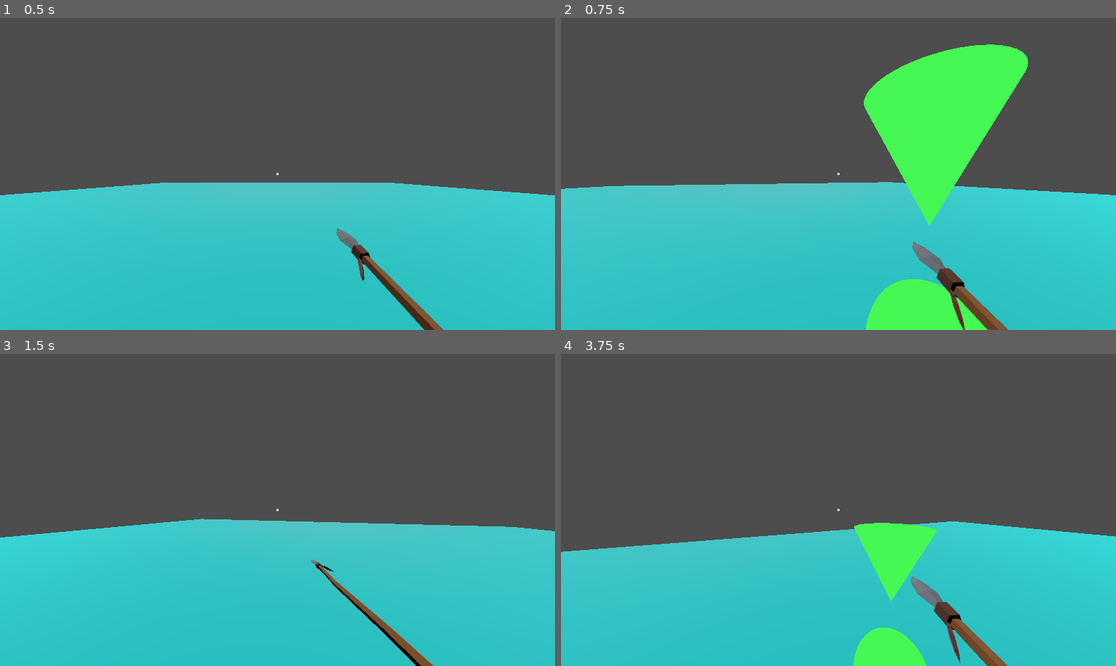
Above: before the commit, frames 1-4 (two rows, left to right).
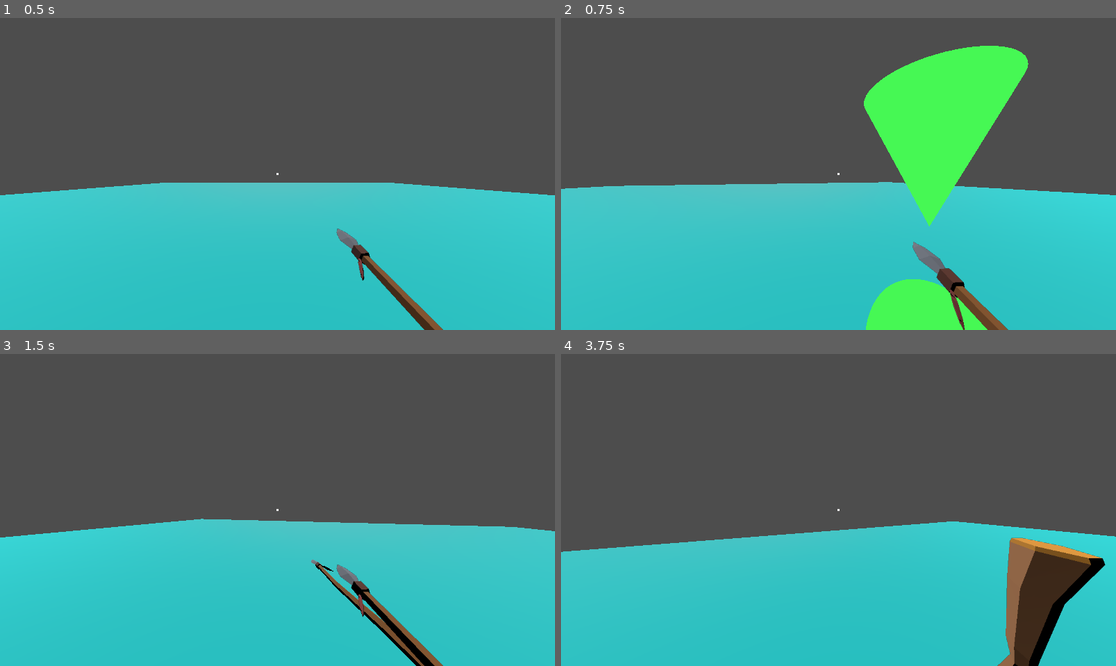
Above: after the commit, the same moments.

Repository: Salach-Malejkum/brackeys-game-jam
Game: Godot game, scene res://Scenes/cheems_testing_stuff.tscn
Two runs of this game, one before a commit and one after it. Both use one fixed random seed, a clock stepped at 60 frames per second and the inputs below.
Inputs (mouse positions are in pixels of both pictures, inside the frame that each line leads up to):
- Up to frame 1 (0.5 s): no input
- Up to frame 2 (0.75 s): move the mouse to (866, 174) at 0.52 s; hold W (up) from 0.53 s (still down); hold Right mouse button (fishing) from 0.53 s (still down)
- Up to frame 3 (1.5 s): keep holding W (up); tap Space (jump) at 0.77 s; tap 1 (EqSlot1, bound only after the commit) at 0.8, 1.35 s; move the mouse to (249, 510) at 1.27 s; release Right mouse button (fishing) at 1.28 s
- Up to frame 4 (3.75 s): keep holding W (up); tap Space (jump) at 1.52, 3.02 s; tap 2 (EqSlot2, bound only after the commit) at 1.55, 2.1 s; move the mouse to (849, 503) at 2.02 s; tap 3 (EqSlot3, bound only after the commit) at 2.3, 2.85 s; move the mouse to (832, 516) at 2.77 s; right-click (832, 516) at 3.05 s; move the mouse to (877, 513) at 3.52 s; hold Right mouse button (fishing) from 3.53 s (still down)

Frame 1 is identical in both runs. In frame 2, 0.2% of the frame differs, in the area x 54-85%, y 8-67%; in frame 3, 0.9%; in frame 4, 8.6%, in the area x 52-99%, y 54-100%.

Commit message:
add animations

Diff:
--- a/Scenes/Characters/player.tscn
+++ b/Scenes/Characters/player.tscn
@@ -1,7 +1,9 @@
-[gd_scene load_steps=20 format=4 uid="uid://db21juwse3spd"]
+[gd_scene load_steps=25 format=4 uid="uid://db21juwse3spd"]
 
 [ext_resource type="Script" path="res://Scripts/player_test.gd" id="1_mjm0o"]
 [ext_resource type="Script" path="res://Scripts/Cams/HandsNoClipCam.gd" id="2_dofc3"]
+[ext_resource type="PackedScene" uid="uid://dc8whpkd25d43" path="res://Art/Pirate Low Poly Pack/Axe.fbx" id="3_4n0xu"]
+[ext_resource type="PackedScene" uid="uid://be7fneci27340" path="res://Art/Pirate Low Poly Pack/Blunderbuss.fbx" id="3_t1w2x"]
 
 [sub_resource type="CapsuleMesh" id="CapsuleMesh_okgwn"]
 
@@ -132,6 +134,108 @@
 blend_shape_mode = 0
 shadow_mesh = SubResource("ArrayMesh_ps16d")
 
+[sub_resource type="Animation" id="Animation_dyqcv"]
+resource_name = "Chop"
+length = 0.5
+tracks/0/type = "position_3d"
+tracks/0/imported = false
+tracks/0/enabled = true
+tracks/0/path = NodePath("Axe")
+tracks/0/interp = 1
+tracks/0/loop_wrap = true
+tracks/0/keys = PackedFloat32Array(0, 1, 0, 0, 0, 0.1, 1, 0.15, 0.035, -0.032, 0.5, 1, 0, 0, 0)
+tracks/1/type = "value"
+tracks/1/imported = false
+tracks/1/enabled = true
+tracks/1/path = NodePath("Axe:rotation")
+tracks/1/interp = 1
+tracks/1/loop_wrap = true
+tracks/1/keys = {
+"times": PackedFloat32Array(0, 0.1, 0.5),
+"transitions": PackedFloat32Array(1, 1, 1),
+"update": 0,
+"values": [Vector3(0, 0, 0), Vector3(-0.233874, -1.88845, -0.44855), Vector3(0, 0, 0)]
+}
+
+[sub_resource type="Animation" id="Animation_brgok"]
+length = 0.001
+tracks/0/type = "position_3d"
+tracks/0/imported = false
+tracks/0/enabled = true
+tracks/0/path = NodePath("Axe")
+tracks/0/interp = 1
+tracks/0/loop_wrap = true
+tracks/0/keys = PackedFloat32Array(0, 1, 0, 0, 0)
+tracks/1/type = "value"
+tracks/1/imported = false
+tracks/1/enabled = true
+tracks/1/path = NodePath("Axe:rotation")
+tracks/1/interp = 1
+tracks/1/loop_wrap = true
+tracks/1/keys = {
+"times": PackedFloat32Array(0),
+"transitions": PackedFloat32Array(1),
+"update": 0,
+"values": [Vector3(0, 0, 0)]
+}
+
+[sub_resource type="AnimationLibrary" id="AnimationLibrary_vr620"]
+_data = {
+"Chop": SubResource("Animation_dyqcv"),
+"RESET": SubResource("Animation_brgok")
+}
+
+[sub_resource type="Animation" id="Animation_h5r84"]
+resource_name = "Shoot"
+length = 1.1
+tracks/0/type = "position_3d"
+tracks/0/imported = false
+tracks/0/enabled = true
+tracks/0/path = NodePath("Blunderbuss")
+tracks/0/interp = 1
+tracks/0/loop_wrap = true
+tracks/0/keys = PackedFloat32Array(0, 1, 0, 0.261718, -0.315996, 0.1, 1, 0, 0.262, -0.1, 0.4, 1, 0, 0.261718, -0.315996, 0.466667, 1, 0, 0.262, -0.4, 0.566667, 1, 0, 0.262, -0.41, 0.633333, 1, 0, 0.2, -0.42, 0.7, 1, 0, 0.2, -0.41, 0.766667, 1, 0, 0.2, -0.4, 0.833333, 1, 0, 0.2, -0.36, 0.9, 1, 0, 0.2, -0.41, 0.966667, 1, 0, 0.2, -0.41, 1.03333, 1, 0, 0.231, -0.363, 1.1, 1, 0, 0.262, -0.316)
+tracks/1/type = "value"
+tracks/1/imported = false
+tracks/1/enabled = true
+tracks/1/path = NodePath("Blunderbuss:rotation")
+tracks/1/interp = 1
+tracks/1/loop_wrap = true
+tracks/1/keys = {
+"times": PackedFloat32Array(0, 0.1, 0.4, 0.466667, 0.566667, 0.633333, 0.7, 0.766667, 0.833333, 0.9, 0.966667, 1.03333, 1.1),
+"transitions": PackedFloat32Array(1, 1, 1, 1, 1, 1, 1, 1, 1, 1, 1, 1, 1),
+"update": 0,
+"values": [Vector3(0, 3.14159, 0), Vector3(-0.191986, 3.14159, 0), Vector3(0, 3.14159, 0), Vector3(-0.191986, 3.14159, 0), Vector3(-0.523599, 3.14159, 0), Vector3(-1.0472, 3.14159, 0), Vector3(-1.74533, 3.14159, 0), Vector3(-2.26893, 3.14159, 0), Vector3(-3.14159, 3.14159, 0), Vector3(-3.66519, 3.14159, 0), Vector3(-4.53786, 3.14159, 0), Vector3(-5.06145, 3.14159, 0), Vector3(-6.28319, 3.14159, 0)]
+}
+
+[sub_resource type="Animation" id="Animation_wj4m2"]
+length = 0.001
+tracks/0/type = "value"
+tracks/0/imported = false
+tracks/0/enabled = true
+tracks/0/path = NodePath("Blunderbuss:rotation")
+tracks/0/interp = 1
+tracks/0/loop_wrap = true
+tracks/0/keys = {
+"times": PackedFloat32Array(0),
+"transitions": PackedFloat32Array(1),
+"update": 0,
+"values": [Vector3(0, 3.14159, 0)]
+}
+tracks/1/type = "position_3d"
+tracks/1/imported = false
+tracks/1/enabled = true
+tracks/1/path = NodePath("Blunderbuss")
+tracks/1/interp = 1
+tracks/1/loop_wrap = true
+tracks/1/keys = PackedFloat32Array(0, 1, 0, 0.261718, -0.315996)
+
+[sub_resource type="AnimationLibrary" id="AnimationLibrary_5ki5e"]
+_data = {
+"RESET": SubResource("Animation_wj4m2"),
+"Shoot": SubResource("Animation_h5r84")
+}
+
 [sub_resource type="StandardMaterial3D" id="StandardMaterial3D_06qjt"]
 no_depth_test = true
 shading_mode = 0
@@ -148,33 +252,6 @@
 [sub_resource type="SphereMesh" id="SphereMesh_0b8ny"]
 radius = 1.0
 height = 2.0
-
-[sub_resource type="Animation" id="Animation_2phty"]
-resource_name = "Marker_move"
-loop_mode = 1
-tracks/0/type = "position_3d"
-tracks/0/imported = false
-tracks/0/enabled = true
-tracks/0/path = NodePath(".")
-tracks/0/interp = 1
-tracks/0/loop_wrap = true
-tracks/0/keys = PackedFloat32Array(0, 1, 0, 3, 0, 0.5, 1, 0, 2.5, 0, 1, 1, 0, 3, 0)
-
-[sub_resource type="Animation" id="Animation_yho6w"]
-length = 0.001
-tracks/0/type = "position_3d"
-tracks/0/imported = false
-tracks/0/enabled = true
-tracks/0/path = NodePath(".")
-tracks/0/interp = 1
-tracks/0/loop_wrap = true
-tracks/0/keys = PackedFloat32Array(0, 1, 0, 3.01067, 0)
-
-[sub_resource type="AnimationLibrary" id="AnimationLibrary_ydwu1"]
-_data = {
-"Marker_move": SubResource("Animation_2phty"),
-"RESET": SubResource("Animation_yho6w")
-}
 
 [sub_resource type="StandardMaterial3D" id="StandardMaterial3D_1xj5j"]
 shading_mode = 0
@@ -234,6 +311,38 @@
 mesh = SubResource("ArrayMesh_y7014")
 skeleton = NodePath("")
 
+[node name="Axe" type="Node3D" parent="CamRotate/Head/Camera3D/RightHand"]
+transform = Transform3D(-0.224899, 0.974332, 0.00991827, -0.197493, -0.0356135, -0.979658, -0.954158, -0.222282, 0.200433, -0.00764549, 0.220201, -0.429377)
+visible = false
+
+[node name="Axe" parent="CamRotate/Head/Camera3D/RightHand/Axe" instance=ExtResource("3_4n0xu")]
+transform = Transform3D(0.999999, 0, 0, 0, 0.999999, 0, 0, 0, 0.999999, 0, 0, 0)
+
+[node name="Axe" parent="CamRotate/Head/Camera3D/RightHand/Axe/Axe" index="0"]
+layers = 2
+
+[node name="AnimationPlayer" type="AnimationPlayer" parent="CamRotate/Head/Camera3D/RightHand/Axe"]
+libraries = {
+"": SubResource("AnimationLibrary_vr620")
+}
+speed_scale = 1.5
+
+[node name="Blunderbussy" type="Node3D" parent="CamRotate/Head/Camera3D/RightHand"]
+transform = Transform3D(1, 0, 0, 0, 1, 0, 0, 0, 1, 0, 0, -0.234571)
+visible = false
+
+[node name="Blunderbuss" parent="CamRotate/Head/Camera3D/RightHand/Blunderbussy" instance=ExtResource("3_t1w2x")]
+transform = Transform3D(-1, 0, 1.50996e-07, 0, 1, 0, -1.50996e-07, 0, -1, 0, 0.261718, -0.315996)
+
+[node name="Blunderbuss" parent="CamRotate/Head/Camera3D/RightHand/Blunderbussy/Blunderbuss" index="0"]
+layers = 2
+
+[node name="AnimationPlayer" type="AnimationPlayer" parent="CamRotate/Head/Camera3D/RightHand/Blunderbussy"]
+libraries = {
+"": SubResource("AnimationLibrary_5ki5e")
+}
+speed_scale = 1.5
+
 [node name="RayCast3D" type="RayCast3D" parent="CamRotate/Head"]
 transform = Transform3D(1, 0, 0, 0, 1, 0, 0, 0, 1, 0, 0.563279, 0)
 target_position = Vector3(0, 0, -3.44)
@@ -251,13 +360,10 @@
 material_override = SubResource("StandardMaterial3D_ov17a")
 mesh = SubResource("SphereMesh_0b8ny")
 
-[node name="AnimationPlayer" type="AnimationPlayer" parent="DebugHit"]
-root_node = NodePath("../Marker")
-libraries = {
-"": SubResource("AnimationLibrary_ydwu1")
-}
-
 [node name="Marker" type="MeshInstance3D" parent="DebugHit"]
-transform = Transform3D(1, 0, 0, 0, 1, 0, 0, 0, 1, 0, 3.01067, 0)
+transform = Transform3D(1, 0, 0, 0, 1, 0, 0, 0, 1, 0, 3, 0)
 material_override = SubResource("StandardMaterial3D_1xj5j")
 mesh = SubResource("CylinderMesh_upxoh")
+
+[editable path="CamRotate/Head/Camera3D/RightHand/Axe/Axe"]
+[editable path="CamRotate/Head/Camera3D/RightHand/Blunderbussy/Blunderbuss"]
--- a/Scripts/player_test.gd
+++ b/Scripts/player_test.gd
@@ -10,8 +10,16 @@
 @onready var r_hand = $CamRotate/Head/Camera3D/RightHand
 @onready var d_hit = $DebugHit
 @onready var clip_cam = $CamRotate/Head/Camera3D/SubViewportContainer/SubViewport/Camera3D
+@onready var raycast = $CamRotate/Head/RayCast3D
+
+#eq slots
 @onready var spear_model = $CamRotate/Head/Camera3D/RightHand/Spear
-@onready var raycast = $CamRotate/Head/RayCast3D
+@onready var axe_model = $CamRotate/Head/Camera3D/RightHand/Axe
+@onready var blunderbuss_model = $CamRotate/Head/Camera3D/RightHand/Blunderbussy
+
+#eq animations
+@onready var axe_anim = $CamRotate/Head/Camera3D/RightHand/Axe/AnimationPlayer
+@onready var blunderbuss_anim = $CamRotate/Head/Camera3D/RightHand/Blunderbussy/AnimationPlayer
 
 #head bob zajebany z tutoriala ale fajnie wyglada
 const BOB_FREQ = 2.0
@@ -23,6 +31,7 @@
 @export var spear_prediction_v_multiplier = 15.5
 var spear_packaged = preload("res://Scenes/Rigidbodies/Spear.tscn")
 var thrown_spear_instance : RigidBody3D = null
+var eq_item_selected = 1
 
 func _ready():
 	Input.mouse_mode = Input.MOUSE_MODE_CAPTURED
@@ -36,6 +45,20 @@
 
 		raycast.rotation.x = clamp(camera.rotation.x, deg_to_rad(-40), deg_to_rad(60))
 		camera.rotation.x = clamp(camera.rotation.x, deg_to_rad(-40), deg_to_rad(60))
+	elif Input.is_action_just_pressed("EqSlot1"):
+		_models_turn_visibility(1)
+	elif Input.is_action_just_pressed("EqSlot2"):
+		_models_turn_visibility(2)
+	elif Input.is_action_just_pressed("EqSlot3"):
+		_models_turn_visibility(3)
+
+
+func _models_turn_visibility(toggle_id):
+	spear_model.visible = false if toggle_id != 1 else true
+	axe_model.visible = false if toggle_id != 2 else true
+	blunderbuss_model.visible = false if toggle_id != 3 else true
+
+	eq_item_selected = toggle_id
 
 
 func _process(delta: float) -> void:
@@ -67,12 +90,17 @@
 	camera.transform.origin = _headbob(t_bob)
 	raycast.transform.origin = camera.transform.origin
 
-	if raycast.is_colliding():
-		print(raycast.get_collider())
+	#if raycast.is_colliding():
+		# print(raycast.get_collider())
 
 	move_and_slide()
 
-	_fishing_throw()
+	if eq_item_selected == 1: #spear
+		_fishing_throw()
+	elif eq_item_selected == 2: #spear
+		_handle_axe()
+	elif eq_item_selected == 3: #spear
+		_handle_shoot()
 
 
 func _headbob(time):
@@ -82,18 +110,29 @@
 	return pos
 
 
+func _handle_axe():
+	if Input.is_action_just_pressed("fishing") and not axe_anim.is_playing():
+		axe_anim.play("Chop")
+
+
+func _handle_shoot():
+	if Input.is_action_just_pressed("fishing") and not blunderbuss_anim.is_playing():
+		blunderbuss_anim.play("Shoot")
+
+
 func _fishing_throw():
 	if Input.is_action_just_pressed("fishing") and is_instance_valid(thrown_spear_instance):
 		thrown_spear_instance.queue_free()
 		spear_model.visible = true
 	if Input.is_action_pressed("fishing") and not is_instance_valid(thrown_spear_instance):
-		d_hit.visible = true
 		r_hand.translate(Vector3(0.0, 0.0, 0.025))
 		r_hand.position.z = clamp(r_hand.position.z, 0.0, 1.0)
 		#camera.fov += 1
 		#camera.fov = clamp(camera.fov, 90, 100)
-		_draw_aim(spear_mass, spear_gravity_scale)
-	elif Input.is_action_just_released("fishing"):
+		if r_hand.position.z > 0.3:
+			d_hit.visible = true
+			_draw_aim(spear_mass, spear_gravity_scale)
+	elif Input.is_action_just_released("fishing") and r_hand.position.z > 0.3:
 		if not is_instance_valid(thrown_spear_instance):
 			spear_model.visible = false
 			thrown_spear_instance = spear_packaged.instantiate()
--- a/project.godot
+++ b/project.godot
@@ -51,6 +51,26 @@
 "events": [Object(InputEventMouseButton,"resource_local_to_scene":false,"resource_name":"","device":-1,"window_id":0,"a …(258 unchanged characters)…
 ]
 }
+EqSlot1={
+"deadzone": 0.5,
+"events": [Object(InputEventKey,"resource_local_to_scene":false,"resource_name":"","device":-1,"window_id":0,"alt_pressed":false,"shift_pressed":false,"ctrl_pressed":false,"meta_pressed":false,"pressed":false,"keycode":0,"physical_keycode":49,"key_label":0,"unicode":49,"location":0,"echo":false,"script":null)
+]
+}
+EqSlot2={
+"deadzone": 0.5,
+"events": [Object(InputEventKey,"resource_local_to_scene":false,"resource_name":"","device":-1,"window_id":0,"alt_pressed":false,"shift_pressed":false,"ctrl_pressed":false,"meta_pressed":false,"pressed":false,"keycode":0,"physical_keycode":50,"key_label":0,"unicode":50,"location":0,"echo":false,"script":null)
+]
+}
+EqSlot3={
+"deadzone": 0.5,
+"events": [Object(InputEventKey,"resource_local_to_scene":false,"resource_name":"","device":-1,"window_id":0,"alt_pressed":false,"shift_pressed":false,"ctrl_pressed":false,"meta_pressed":false,"pressed":false,"keycode":0,"physical_keycode":51,"key_label":0,"unicode":51,"location":0,"echo":false,"script":null)
+]
+}
+drop={
+"deadzone": 0.5,
+"events": [Object(InputEventKey,"resource_local_to_scene":false,"resource_name":"","device":-1,"window_id":0,"alt_pressed":false,"shift_pressed":false,"ctrl_pressed":false,"meta_pressed":false,"pressed":false,"keycode":0,"physical_keycode":71,"key_label":0,"unicode":103,"location":0,"echo":false,"script":null)
+]
+}
 
 [rendering]
 
